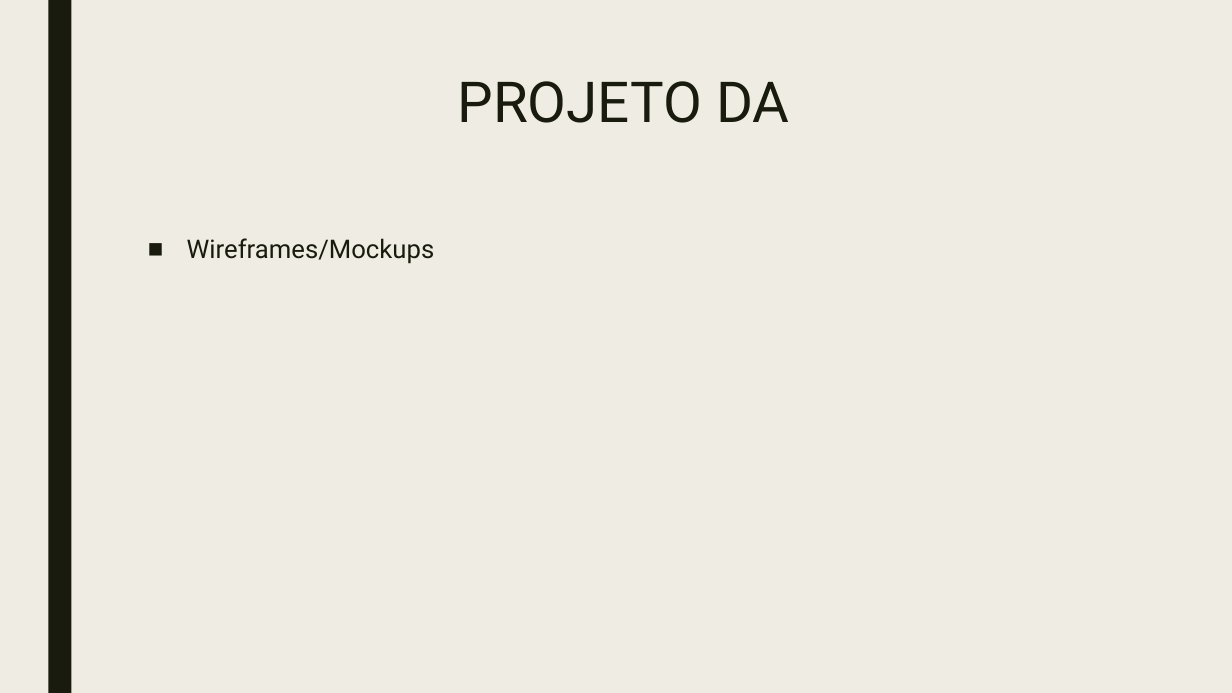
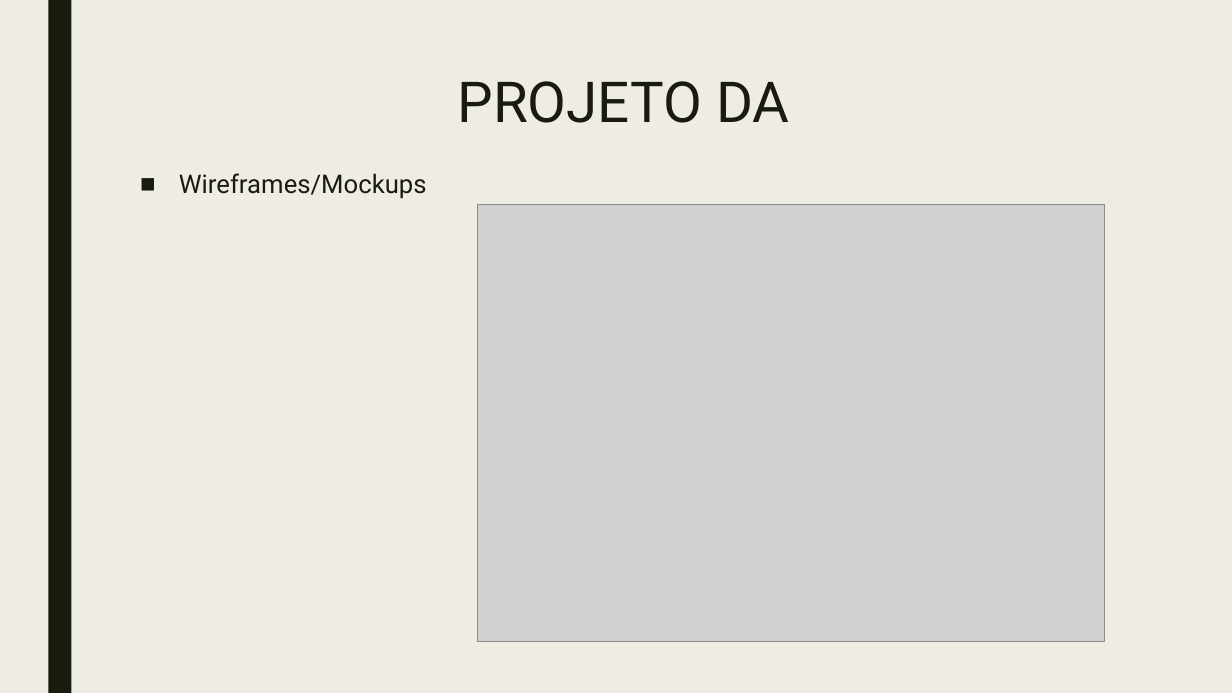
Before and after one commit to doomiinguees/PSI_PWS_PLC, a slide deck: slide 12 of doc/Metodologias de Desenvolvimento de Software.pptx. Drawn at 1232x693 pixels with LibreOffice and Linux fonts; fonts in the diff are those of the drawing; grey boxes stand for pictures. Boxes give left, top, right and bottom in pixels: in the first picture for what was removed or moved away, otherwise in the second. Text is boxed around its words. In the diff, an @@ line names an element or a change of style, - is before the commit and + after.

```diff
--- a/doc/Metodologias de Desenvolvimento de Software.pptx
+++ b/doc/Metodologias de Desenvolvimento de Software.pptx
@@ text "Wireframes/Mockups": place and size @@
-text "Wireframes/Mockups" at <box>187,238,435,264</box>
+text "Wireframes/Mockups" at <box>179,173,427,199</box>
@@ picture added at <box>478,205,1105,642</box> @@
```
Also in this commit, not shown: 6 other slides changed.
